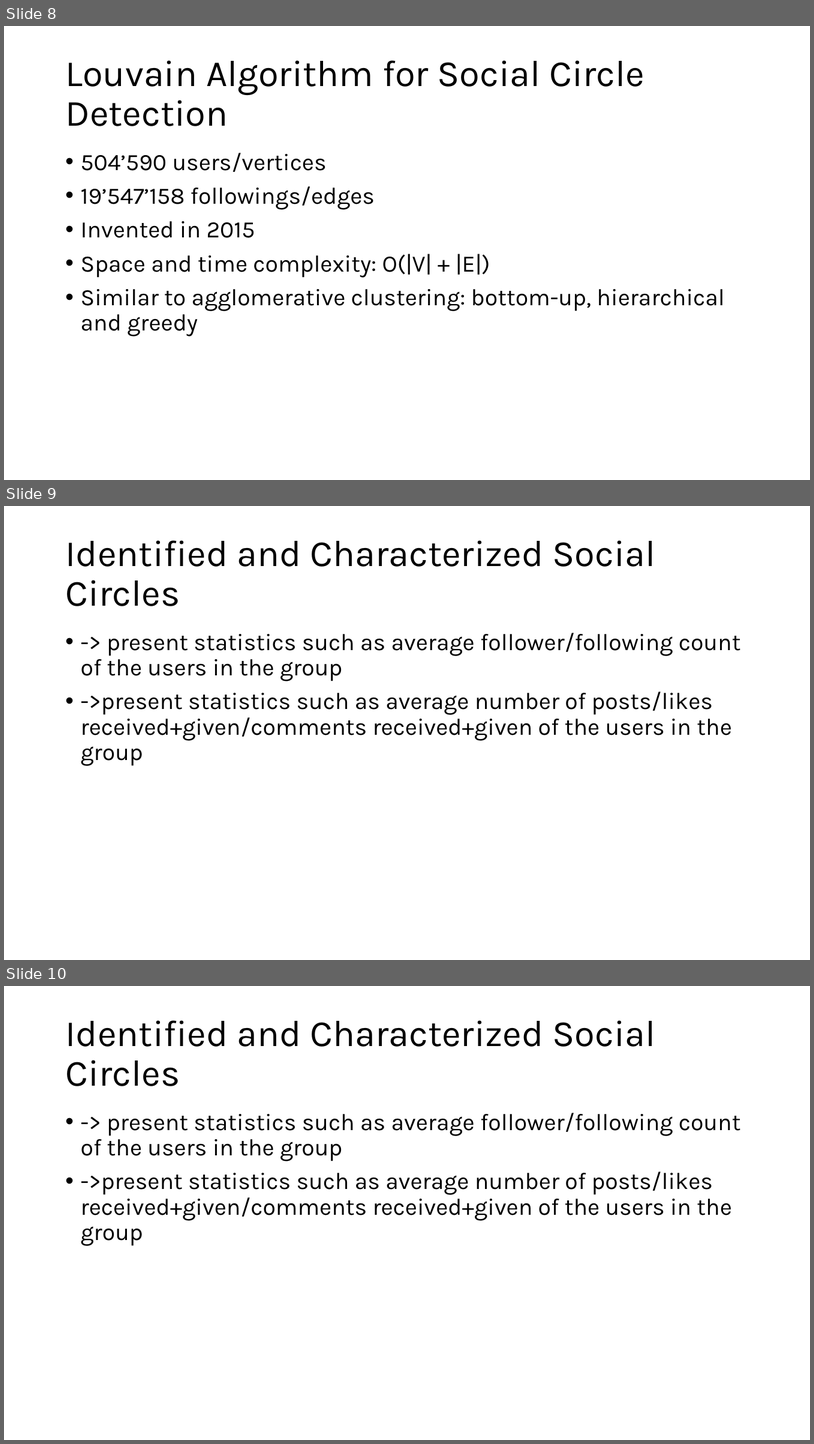
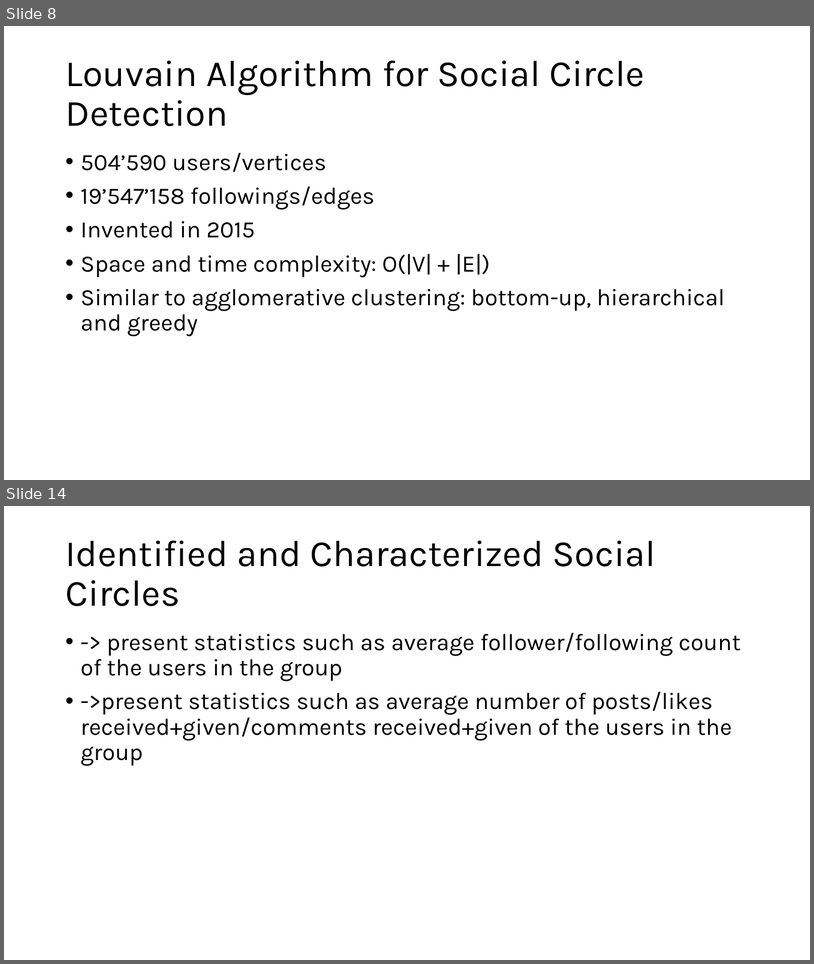
Before and after one commit to jonas-blum/data-mining-1, a slide deck: project/project-presentation.pptx. Shown one above the other, each under a label of ours: slides 8, 9 and 10 before the commit, slides 8 and 14 after it; the slides between them are not shown. The pictures are 814x1444 and 814x964 pixels, drawn with LibreOffice and Linux fonts; fonts in the diff are those of the drawing. Boxes give left, top, right and bottom in pixels: in the first picture for what was removed or moved away, otherwise in the second. Text is boxed around its words. In the diff, an @@ line names an element or a change of style, - is before the commit and + after.

```diff
--- a/project/project-presentation.pptx
+++ b/project/project-presentation.pptx
@@ slide 9 removed at <box>4,506,810,960</box>, background #FFFFFF @@
@@ title removed at <box>65,540,656,606</box> @@
-Identified and Characterized Social Circles
@@ text removed at <box>81,633,741,766</box> @@
-• -> present statistics such as average follower/following count of the users in the group
-• ->present statistics such as average number of posts/likes received+given/comments received+given of the users in the group
@@ what was slide 10 is now slide 14 @@
```
Also in this commit, not shown: 6 slides changed, 6 slides added, 3 other files.
